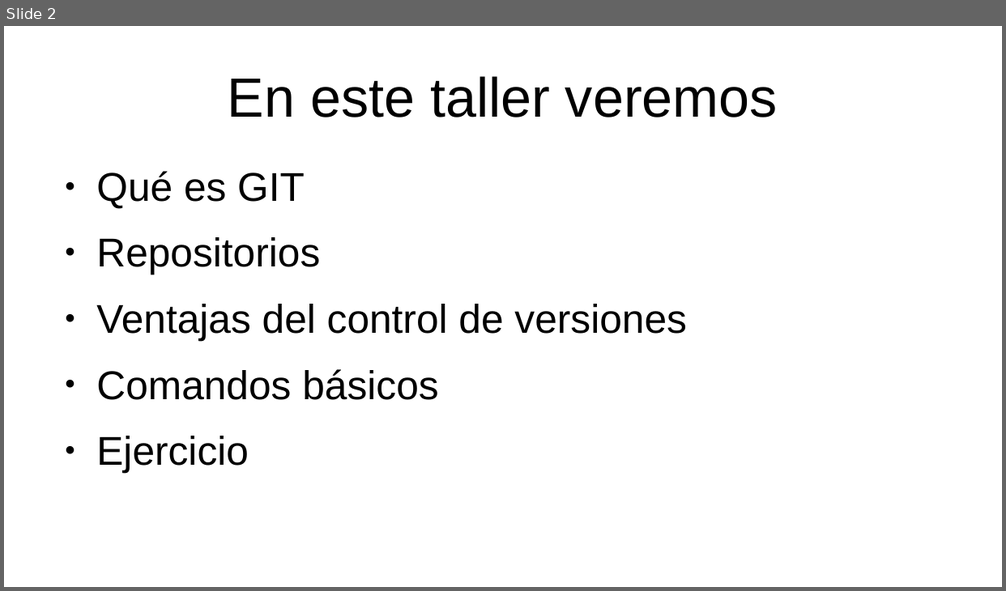
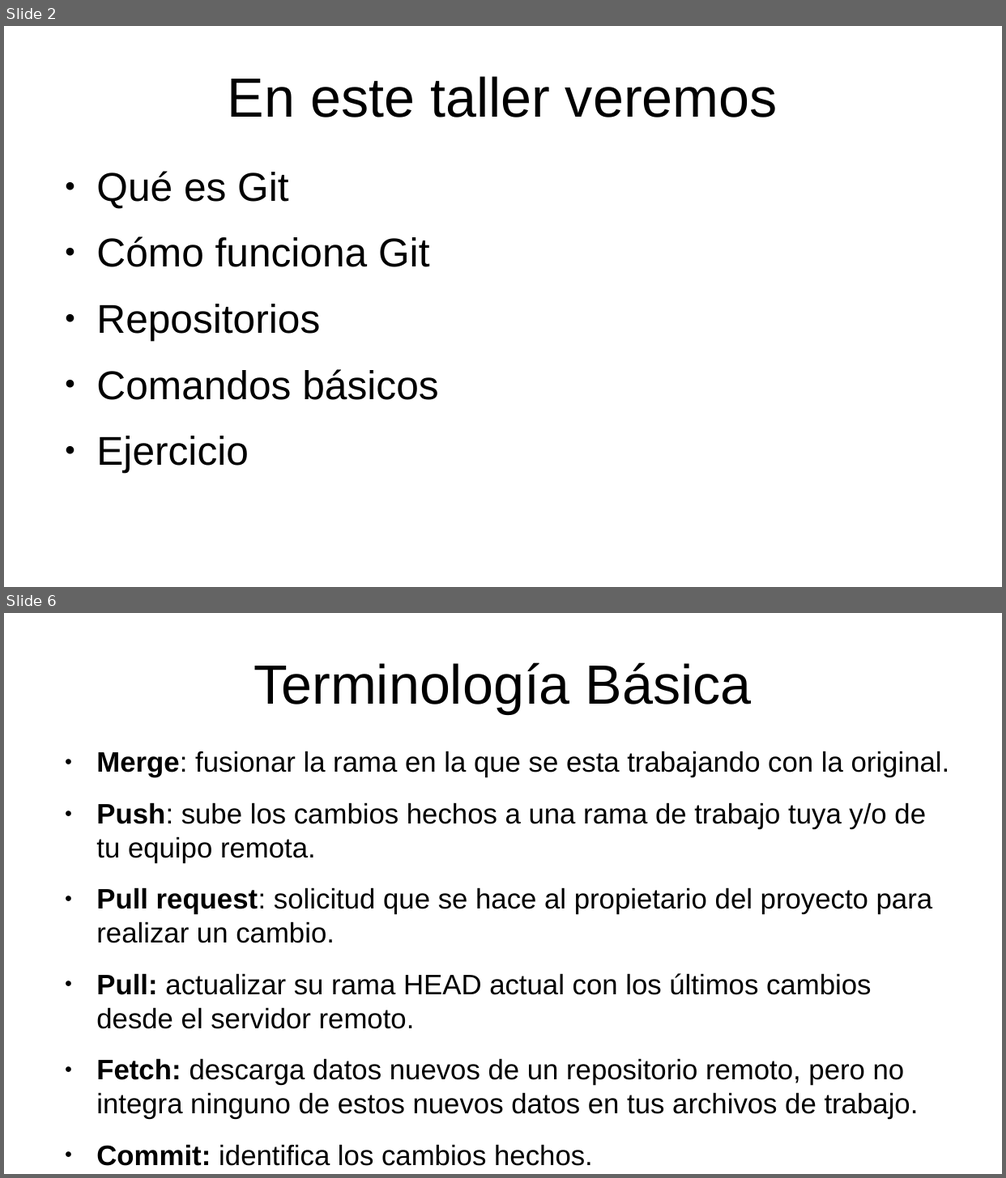
Before and after one commit to p4b10r/git-basico, a slide deck: TALLER GIT.odp. Shown one above the other, each under a label of ours: slide 2 before the commit, slides 2 and 6 after it; the slides between them are not shown. The pictures are 1006x591 and 1006x1178 pixels, drawn with LibreOffice and Linux fonts; fonts in the diff are those of the drawing. Boxes give left, top, right and bottom in pixels: in the first picture for what was removed or moved away, otherwise in the second. Text is boxed around its words. In the diff, an @@ line names an element or a change of style, - is before the commit and + after.

```diff
--- a/TALLER GIT.odp
+++ b/TALLER GIT.odp
@@ slide 6 added at [4, 613, 1002, 1174], background #FFFFFF @@
@@ title added at [253, 662, 752, 714], 44 pt, text #000000 @@
+Terminología Básica
@@ text added at [96, 751, 950, 1166], 22.4 pt, text #000000 @@
+● Merge: fusionar la rama en la que se esta trabajando con la original.
+● Push: sube los cambios hechos a una rama de trabajo tuya y/o de tu equipo remota.
+● Pull request: solicitud que se hace al propietario del proyecto para realizar un cambio.
+● Pull: actualizar su rama HEAD actual con los últimos cambios desde el servidor remoto.
+● Fetch: descarga datos nuevos de un repositorio remoto, pero no integra ninguno de estos nuevos datos en tus archivos de trabajo.
+● Commit: identifica los cambios hechos.
@@ slide 2 changed as well @@
@@ text at [96, 171, 429, 267]: text changed @@
-● Qué es GIT
+● Qué es Git
+● Cómo funciona Git
@@ text at [96, 304, 687, 340]: paragraph removed @@
-● Ventajas del control de versiones
```
Also in this commit, not shown: 1 other slide changed, 11 other slides added, 9 other files.
